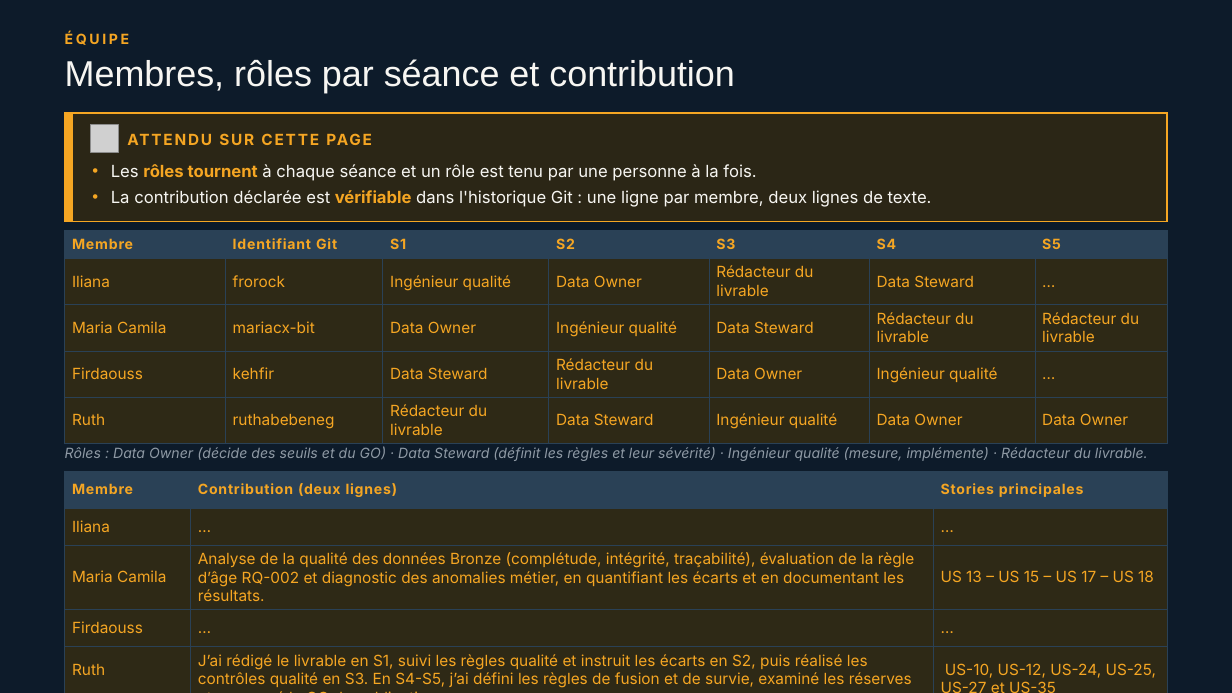
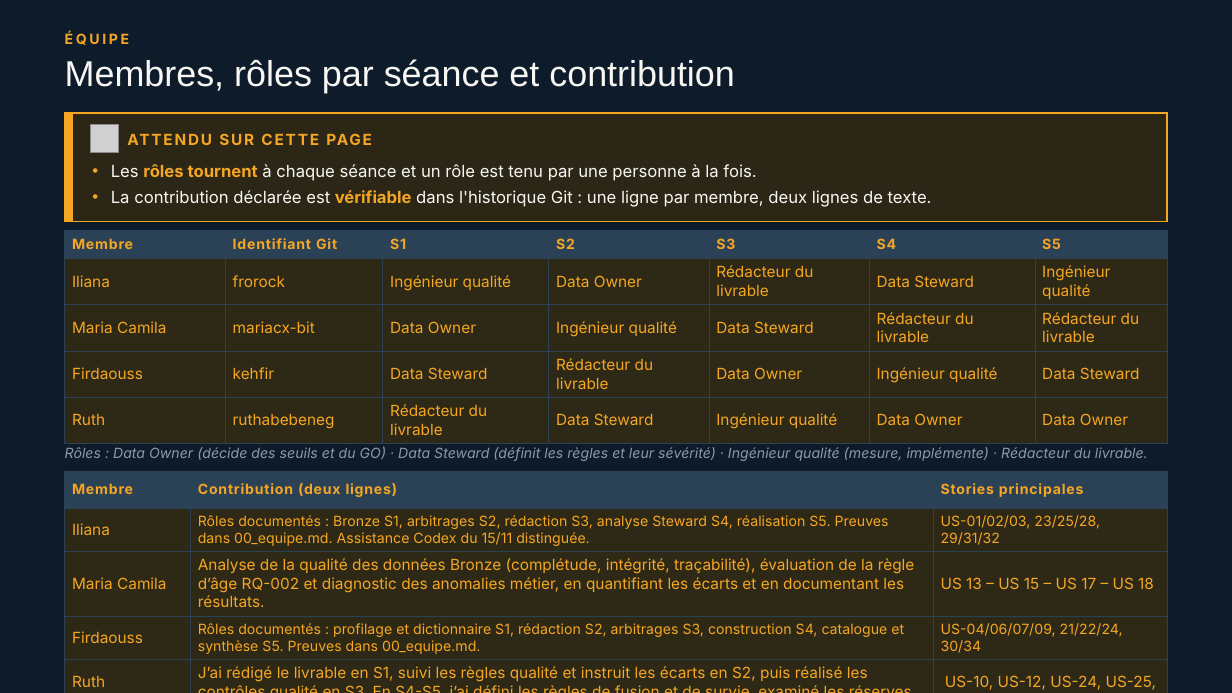
Before and after one commit to ruthabebeneg/td-qualite-g02, a slide deck: slide 4 of livrables/Livrable_Groupe_TD_AssurConnect.pptx. Drawn at 1232x693 pixels with LibreOffice and Linux fonts; fonts in the diff are those of the drawing; grey boxes stand for pictures; background and template pictures are left out. Boxes give left, top, right and bottom in pixels: in the first picture for what was removed or moved away, otherwise in the second. Text is boxed around its words. In the diff, an @@ line names an element or a change of style, - is before the commit and + after.

Commit message:
fix: fiabiliser les séances et le rendu hors soutenance
Corriger les notebooks S1/S2/S4/S5, les contrôles Soda et le rejeu sans écriture.
Synchroniser les livrables, les rôles, les preuves et le dossier de décision.
Préserver le PPTX de soutenance, les décisions humaines et les données nominales.

Corrections réalisées avec l’assistance de Codex à la demande du groupe.
Vérification : 93 tests Python, six notebooks exécutés, scans Soda et
empreintes identiques des 27 tables nominales. Aucun push automatique.

```diff
--- a/livrables/Livrable_Groupe_TD_AssurConnect.pptx
+++ b/livrables/Livrable_Groupe_TD_AssurConnect.pptx
@@ table at (65,231,1166,440) @@
-row 2, column 7: …
+row 2, column 7: Ingénieur qualité
-row 4, column 7: …
+row 4, column 7: Data Steward
@@ table at (65,471,1167,693) @@
-row 2, column 2: …
+row 2, column 2: Rôles documentés : Bronze S1, arbitrages S2, rédaction S3, analyse Steward S4, réalisation S5. Preuves dans 00_equipe.md. Assistance Codex du 15/11 distinguée.
-row 2, column 3: …
+row 2, column 3: US-01/02/03, 23/25/28, 29/31/32
-row 4, column 2: …
+row 4, column 2: Rôles documentés : profilage et dictionnaire S1, rédaction S2, arbitrages S3, construction S4, catalogue et synthèse S5. Preuves dans 00_equipe.md.
-row 4, column 3: …
+row 4, column 3: US-04/06/07/09, 21/22/24, 30/34
```
Also in this commit, not shown: 21 other slides changed, 55 other files.
